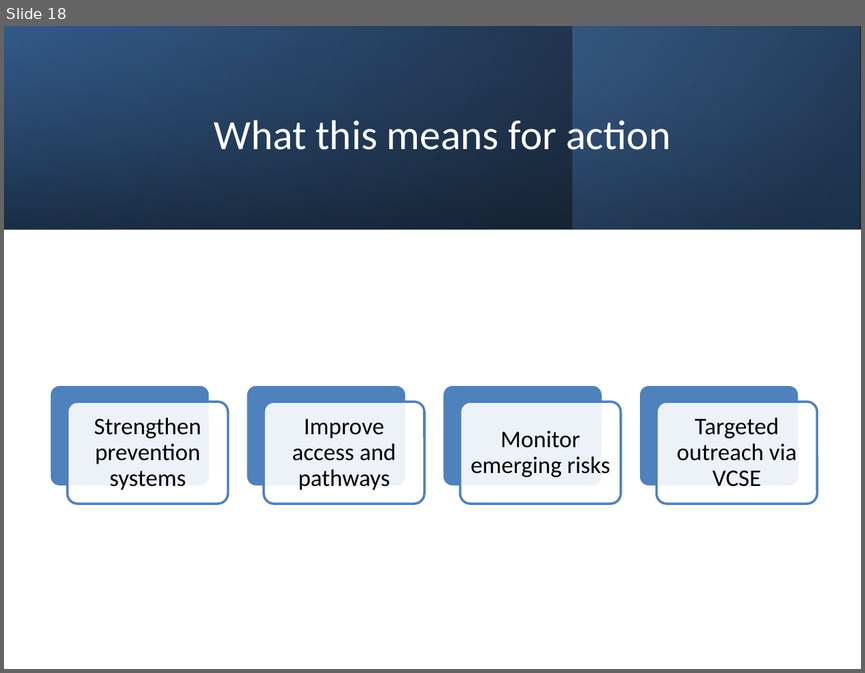
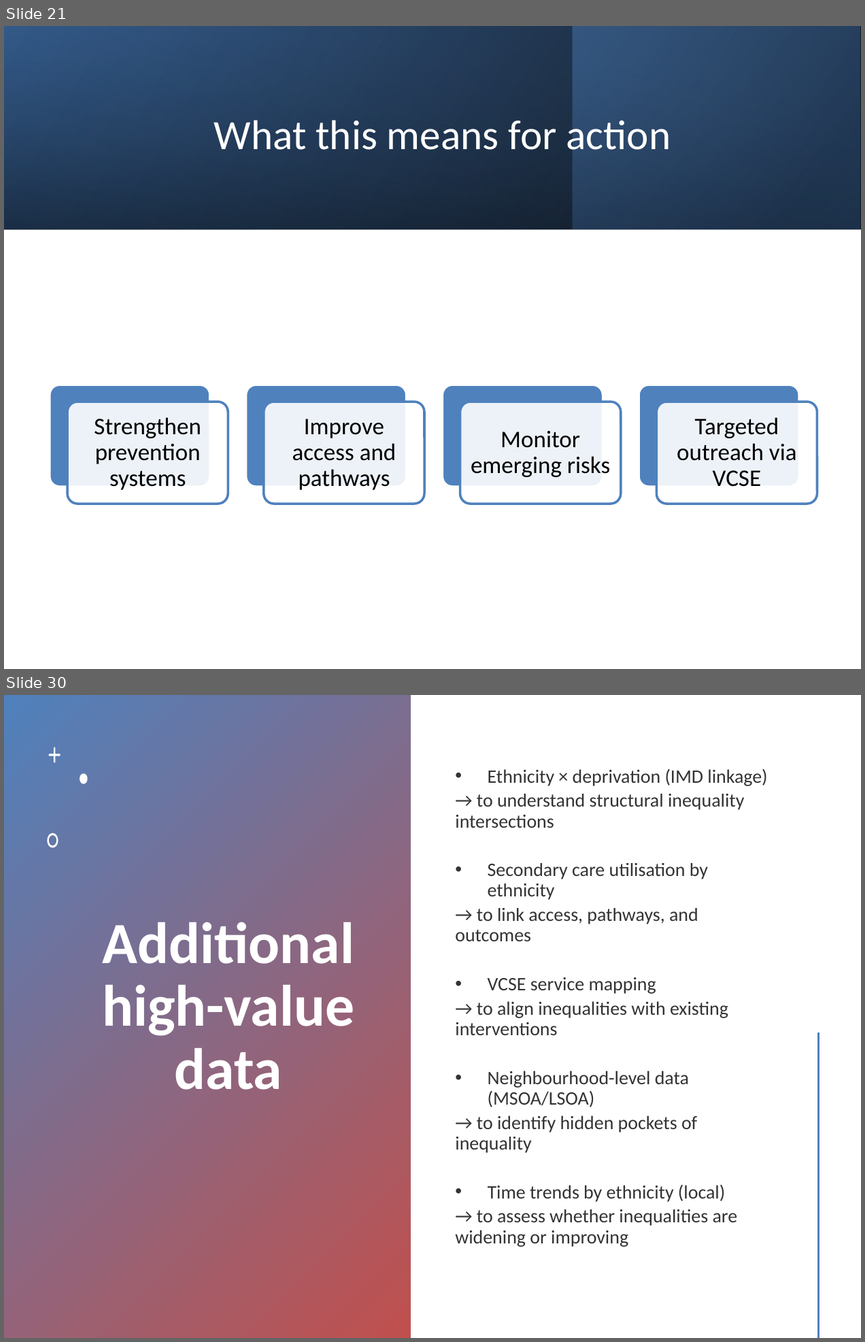
Before and after one commit to OlenaMan/Health-Inequalities-in-NW-London-analysis, a slide deck: outputs/health_inequalities_nwl_presentation.pptx. Shown one above the other, each under a label of ours: slide 18 before the commit, slides 21 and 30 after it; the slides between them are not shown. The pictures are 865x673 and 865x1342 pixels, drawn with LibreOffice and Linux fonts; fonts in the diff are those of the drawing. Boxes give left, top, right and bottom in pixels: in the first picture for what was removed or moved away, otherwise in the second. Text is boxed around its words. In the diff, an @@ line names an element or a change of style, - is before the commit and + after.

```diff
--- a/outputs/health_inequalities_nwl_presentation.pptx
+++ b/outputs/health_inequalities_nwl_presentation.pptx
@@ slide 30 added at bbox=[4, 695, 861, 1338], background #FFFFFF @@
@@ rectangle added at bbox=[4, 695, 410, 1338], fill gradient #4F81BD to #C0504D @@
@@ freeform shape added at bbox=[49, 747, 60, 764], fill #FFFFFF @@
@@ freeform shape added at bbox=[79, 774, 87, 784], fill #FFFFFF @@
@@ text added at bbox=[455, 768, 767, 1246], 16 pt, text #000000 at 80% opacity @@
+• Ethnicity × deprivation (IMD linkage)
+→ to understand structural inequality intersections
+• Secondary care utilisation by ethnicity
+→ to link access, pathways, and outcomes
+• VCSE service mapping
+→ to align inequalities with existing interventions
+• Neighbourhood-level data (MSOA/LSOA)
+→ to identify hidden pockets of inequality
+• Time trends by ethnicity (local)
+→ to assess whether inequalities are widening or improving
@@ freeform shape added at bbox=[47, 833, 58, 847], fill #FFFFFF @@
@@ title added at bbox=[102, 922, 354, 1089], 49 pt, text #FFFFFF, bold @@
+Additional high-value data
@@ line added from (818, 1034) to (818, 1337), #C0504D 2 pt @@
@@ what was slide 18 is now slide 21 @@
```
Also in this commit, not shown: 1 slide changed, 11 other slides added.
